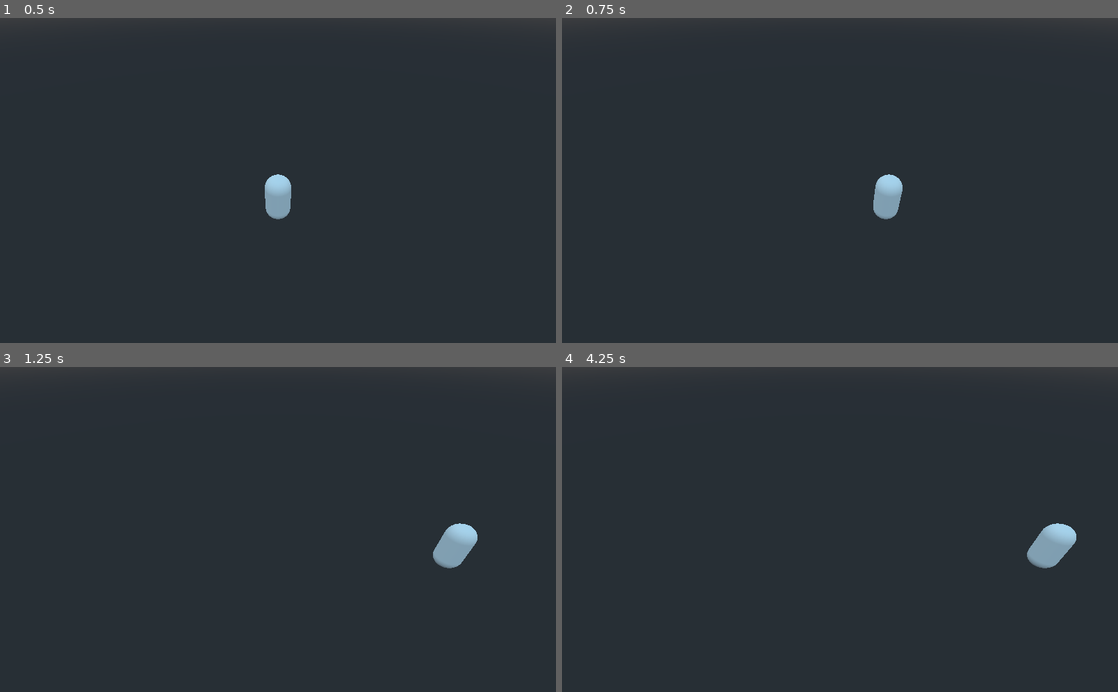
Above: before the commit, frames 1-4 (two rows, left to right).
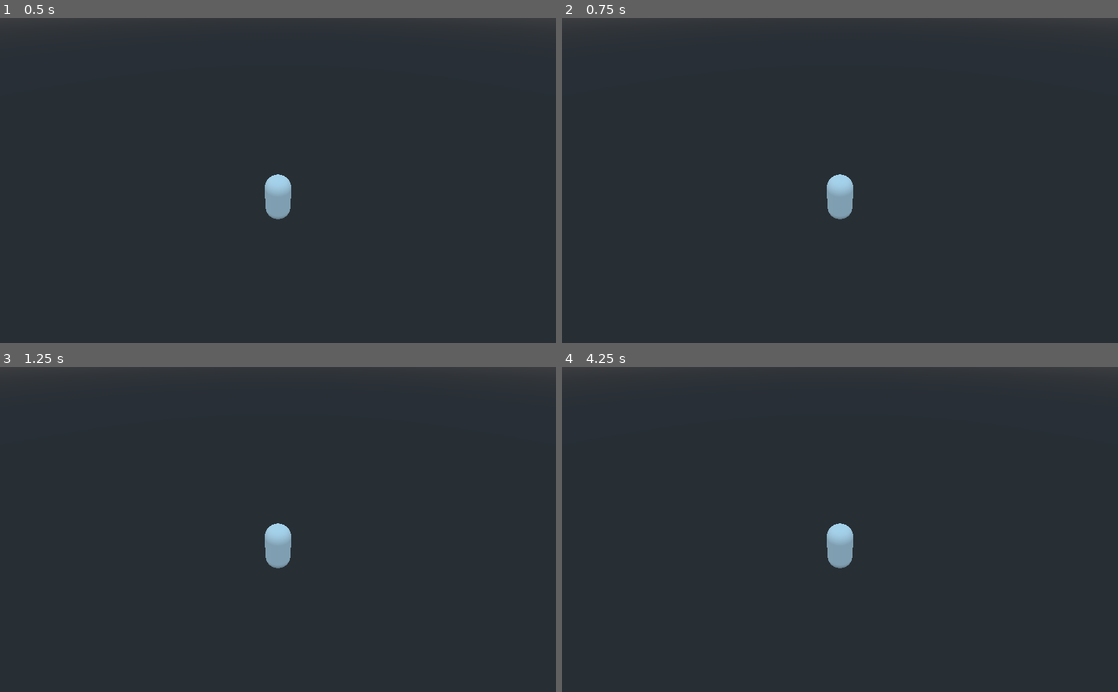
Above: after the commit, the same moments.

Repository: avinanick/WizardArenaGame
Game: Godot game, scene res://Scenes/Characters/Wizard.tscn
The game is run twice, just before and just after one commit, with the same random seed, the same clock (stepped at 60 frames per second) and the same inputs. The project has no main scene, so this scene is started directly.
Inputs:
- Up to frame 1 (0.5 s): no input
- Up to frame 2 (0.75 s): tap Enter at 0.5 s; hold D (move_right) from 0.53 s (still down)
- Up to frame 3 (1.25 s): keep holding D (move_right)
- Up to frame 4 (4.25 s): release D (move_right) at 1.28 s; hold S (move_down) 1.28-2.03 s; hold D (move_right) 2.03-2.78 s; tap Space at 2.75 s; hold W (move_up) 2.78-3.53 s; tap Enter at 3.5 s; hold A (move_left) from 3.53 s (still down)

Frame 1 is identical in both runs. In frame 2, 1.1% of the frame differs, in the area x 47-62%, y 48-62%; in frame 3, 1.3%; in frame 4, 1.4%, in the area x 47-93%, y 48-62%.

Commit message:
Changed the base component type to spatial, so that positional information is inherited from the wizard.

Diff:
--- a/Scenes/Components/Component.tscn
+++ b/Scenes/Components/Component.tscn
@@ -2,7 +2,7 @@
 
 [ext_resource path="res://Scripts/Components/Component.gd" type="Script" id=1]
 
-[node name="Component" type="Node" groups=[
+[node name="Component" type="Spatial" groups=[
 "Components",
 ]]
 script = ExtResource( 1 )
--- a/Scenes/Components/ControlComponent.tscn
+++ b/Scenes/Components/ControlComponent.tscn
@@ -5,7 +5,6 @@
 
 [node name="ControlComponent" instance=ExtResource( 1 )]
 script = ExtResource( 2 )
-player_character = true
 
 [node name="Camera" type="Camera" parent="." index="0"]
 transform = Transform( -1.62921e-07, 0.62932, -0.777146, 0, 0.777146, 0.62932, 1, 1.02529e-07, -1.26613e-07, -6.6, 6.2, 0 )
--- a/Scripts/Components/Component.gd
+++ b/Scripts/Components/Component.gd
@@ -1,4 +1,4 @@
-extends Node
+extends Spatial
 
 
 var main_body
